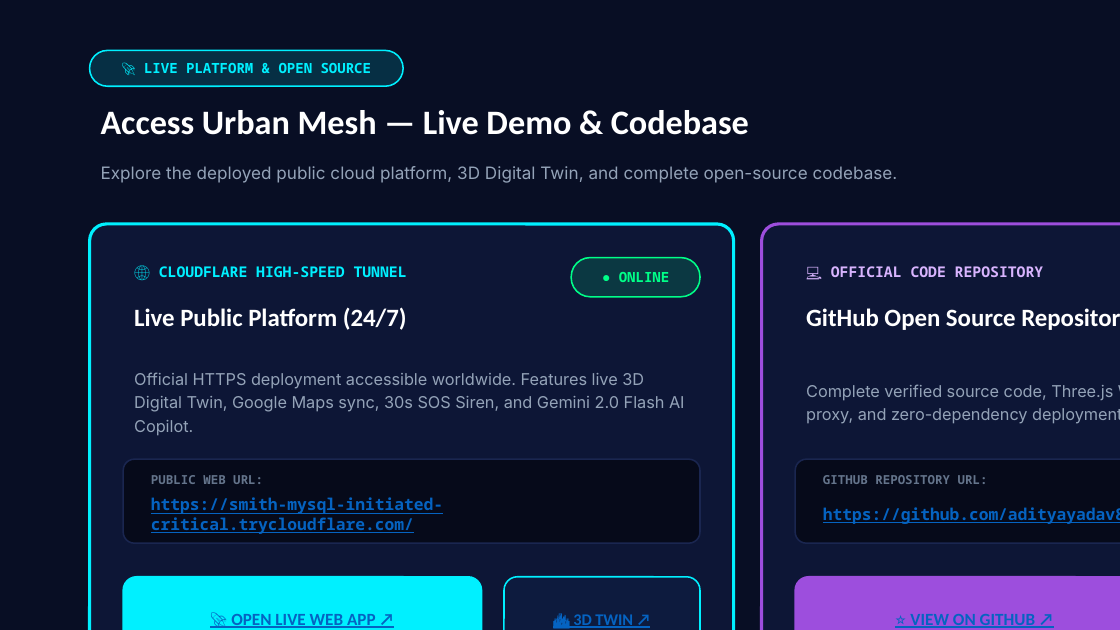
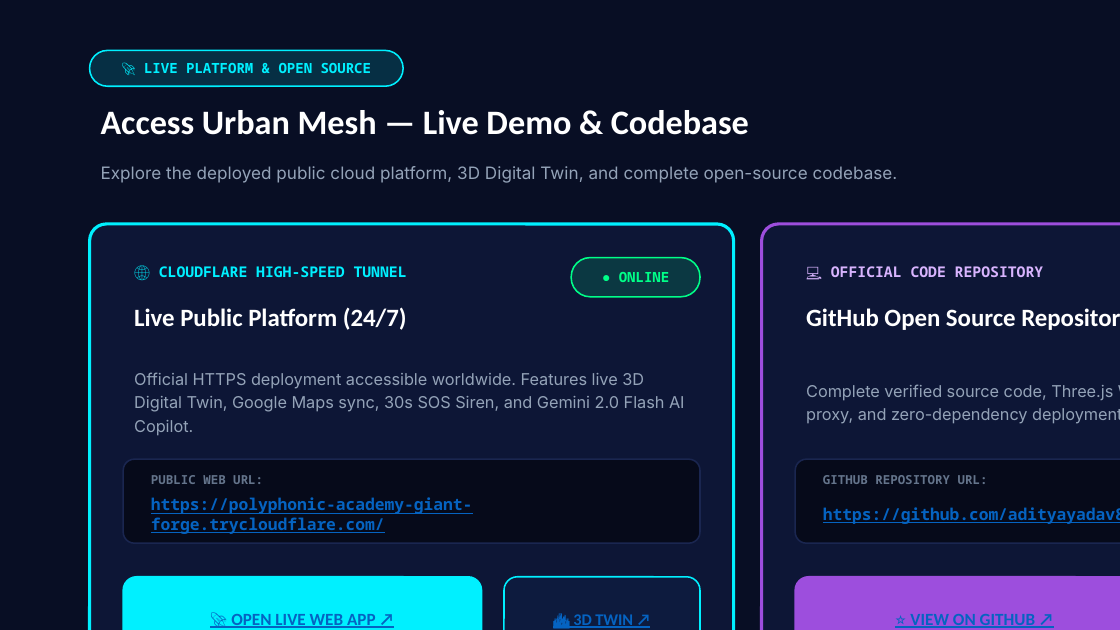
Before and after one commit to adityayadav880048-png/URBAN-MESH, a slide deck: slide 11 of URBAN_MESH_Presentation.pptx. Drawn at 1120x630 pixels with LibreOffice and Linux fonts; fonts in the diff are those of the drawing. Boxes give left, top, right and bottom in pixels: in the first picture for what was removed or moved away, otherwise in the second. Text is boxed around its words. In the diff, an @@ line names an element or a change of style, - is before the commit and + after.

Commit message:
Update live public tunnel URL in presentation and PPTX

```diff
--- a/URBAN_MESH_Presentation.pptx
+++ b/URBAN_MESH_Presentation.pptx
@@ text at [151, 497, 472, 534]: text changed @@
-https://smith-mysql-initiated-critical.trycloudflare.com/
+https://polyphonic-academy-giant-forge.trycloudflare.com/
```
Also in this commit, not shown: 1 other file.
